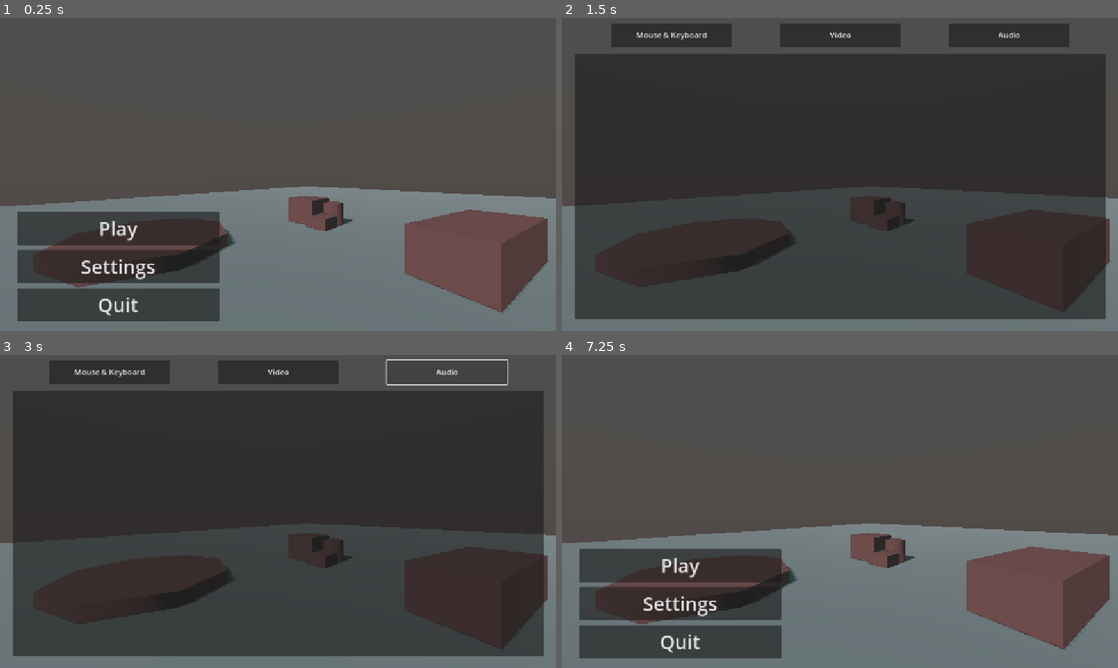
Above: before the commit, frames 1-4 (two rows, left to right).
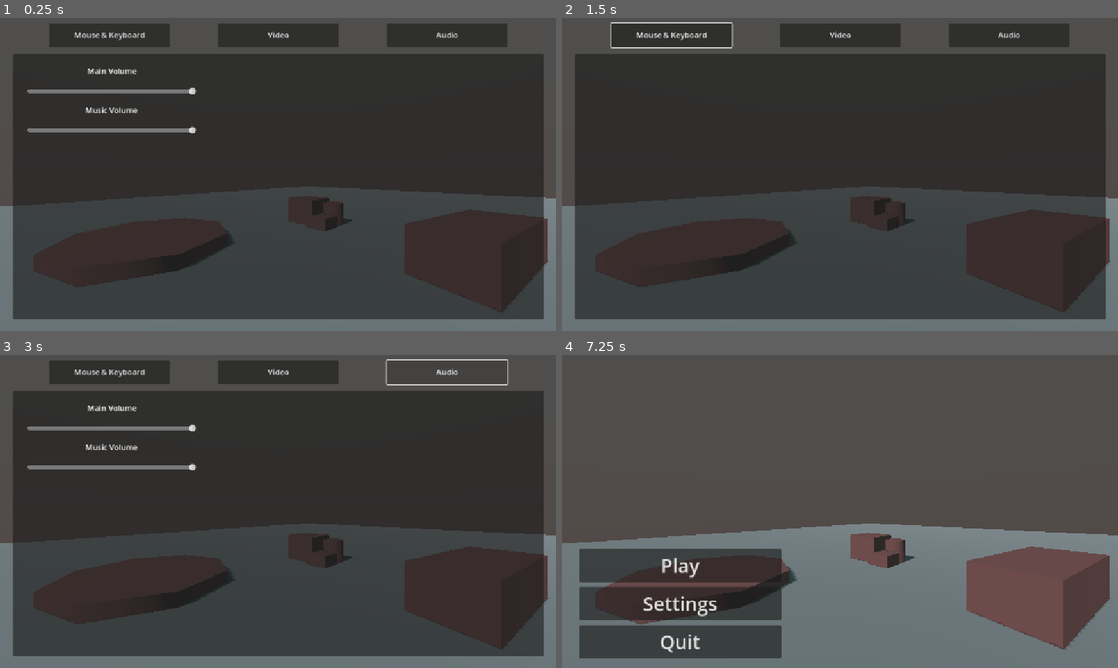
Above: after the commit, the same moments.

Repository: johnthadeouz/sea-mailman
Game: Godot game, scene res://Scenes/Screens/MainMenu.tscn
Two runs of this game, one before a commit and one after it. Both use one fixed random seed, a clock stepped at 60 frames per second and the inputs below.
Inputs (mouse positions are in pixels of both pictures, inside the frame that each line leads up to):
- Up to frame 1 (0.25 s): no input
- Up to frame 2 (1.5 s): click (673, 33) at 0.5 s, where only the run after the commit has a clickable "Mouse & Keyboard"; click (678, 265) at 1.25 s, where only the run before the commit has a clickable "Settings"
- Up to frame 3 (3 s): click "Video" at 2 s; click "Audio" at 2.75 s
- Up to frame 4 (7.25 s): tap Enter at 3.5, 5, 6.5 s; hold D (turn-right) 3.53-4.28 s; hold W (move-front) 3.53-4.28 s; tap Space (siren-counterattack) at 4.25, 4.35, 5.75, 5.85 s; hold A (turn-left) 4.28-5.03 s; hold W (move-front) 5.03-5.78 s; hold D (turn-right) 5.03-6.53 s; hold A (turn-left) from 6.53 s (still down); hold W (move-front) from 6.53 s (still down); tap Escape (escape) at 7.15 s

The runs differ from the first frame. In frame 1, 75% of the frame differs, in the area x 2-98%, y 1-97%; in frame 2, 0.2%; in frame 3, 1.0%; in frame 4, nothing differs.

Commit message:
Volume Control
Added click sounds and you can control the main volume and music volume

Diff:
--- a/Scenes/Screens/MainMenu.tscn
+++ b/Scenes/Screens/MainMenu.tscn
@@ -1,7 +1,8 @@
-[gd_scene load_steps=12 format=3 uid="uid://c56x8a6fojmrx"]
+[gd_scene load_steps=13 format=3 uid="uid://c56x8a6fojmrx"]
 
 [ext_resource type="Script" uid="uid://c63cl75dx3xx7" path="res://Scripts/main_menu.gd" id="1_60bxw"]
 [ext_resource type="PackedScene" uid="uid://crjmnfjjo4j16" path="res://Scenes/ingame.tscn" id="2_7u1fx"]
+[ext_resource type="AudioStream" uid="uid://bfqf07pdadj2u" path="res://Assets/DSi Shop Theme [Remix].mp3" id="3_a1jv6"]
 
 [sub_resource type="StandardMaterial3D" id="StandardMaterial3D_u1gpl"]
 albedo_color = Color(0.568166, 0.972479, 0.99803, 1)
@@ -82,6 +83,7 @@
 color = Color(0.145098, 0.145098, 0.145098, 0.494118)
 
 [node name="Buttons" type="VBoxContainer" parent="Menu"]
+visible = false
 anchors_preset = -1
 anchor_top = 0.591
 anchor_right = 0.364
@@ -115,7 +117,6 @@
 "
 
 [node name="Settings" type="PanelContainer" parent="Menu"]
-visible = false
 anchors_preset = 15
 anchor_right = 1.0
 anchor_bottom = 1.0
@@ -129,6 +130,7 @@
 theme_override_constants/margin_bottom = 25
 
 [node name="MnKFrame" type="PanelContainer" parent="Menu/Settings/Frames"]
+visible = false
 custom_minimum_size = Vector2(1100, 550)
 layout_mode = 2
 size_flags_horizontal = 4
@@ -160,7 +162,6 @@
 alignment = 1
 
 [node name="AudioFrame" type="PanelContainer" parent="Menu/Settings/Frames"]
-visible = false
 custom_minimum_size = Vector2(1100, 550)
 layout_mode = 2
 size_flags_horizontal = 4
@@ -168,8 +169,42 @@
 
 [node name="MarginContainer" type="MarginContainer" parent="Menu/Settings/Frames/AudioFrame"]
 layout_mode = 2
+theme_override_constants/margin_left = 30
 theme_override_constants/margin_top = 25
 theme_override_constants/margin_bottom = 25
+
+[node name="VBoxContainer" type="VBoxContainer" parent="Menu/Settings/Frames/AudioFrame/MarginContainer"]
+layout_mode = 2
+
+[node name="Label" type="Label" parent="Menu/Settings/Frames/AudioFrame/MarginContainer/VBoxContainer"]
+custom_minimum_size = Vector2(350, 0)
+layout_mode = 2
+size_flags_horizontal = 0
+text = "Main Volume"
+horizontal_alignment = 1
+
+[node name="MainVolume" type="HSlider" parent="Menu/Settings/Frames/AudioFrame/MarginContainer/VBoxContainer"]
+custom_minimum_size = Vector2(350, 50)
+layout_mode = 2
+size_flags_horizontal = 0
+min_value = -30.0
+max_value = 0.0
+rounded = true
+
+[node name="Label2" type="Label" parent="Menu/Settings/Frames/AudioFrame/MarginContainer/VBoxContainer"]
+custom_minimum_size = Vector2(350, 0)
+layout_mode = 2
+size_flags_horizontal = 0
+text = "Music Volume"
+horizontal_alignment = 1
+
+[node name="MusicVolume" type="HSlider" parent="Menu/Settings/Frames/AudioFrame/MarginContainer/VBoxContainer"]
+custom_minimum_size = Vector2(350, 50)
+layout_mode = 2
+size_flags_horizontal = 0
+min_value = -30.0
+max_value = 0.0
+rounded = true
 
 [node name="Buttons" type="HBoxContainer" parent="Menu/Settings/Frames"]
 layout_mode = 2
@@ -191,11 +226,18 @@
 custom_minimum_size = Vector2(250, 50)
 layout_mode = 2
 text = "Audio"
+
+[node name="BGMusic" type="AudioStreamPlayer" parent="."]
+stream = ExtResource("3_a1jv6")
+autoplay = true
+bus = &"Music"
 
 [connection signal="pressed" from="Menu/Buttons/Play" to="." method="_on_play_pressed"]
 [connection signal="pressed" from="Menu/Buttons/Settings" to="." method="_on_settings_pressed"]
 [connection signal="pressed" from="Menu/Buttons/Quit" to="." method="_on_quit_pressed"]
 [connection signal="item_selected" from="Menu/Settings/Frames/VideoFrame/MarginContainer/ResolutionButton" to="." method="_on_option_button_item_selected"]
+[connection signal="value_changed" from="Menu/Settings/Frames/AudioFrame/MarginContainer/VBoxContainer/MainVolume" to="." method="_on_main_volume_value_changed"]
+[connection signal="value_changed" from="Menu/Settings/Frames/AudioFrame/MarginContainer/VBoxContainer/MusicVolume" to="." method="_on_music_volume_value_changed"]
 [connection signal="pressed" from="Menu/Settings/Frames/Buttons/MnkSettings" to="." method="_on_mnk_settings_pressed"]
 [connection signal="pressed" from="Menu/Settings/Frames/Buttons/VideoSettings" to="." method="_on_video_settings_pressed"]
 [connection signal="pressed" from="Menu/Settings/Frames/Buttons/AudioSettings" to="." method="_on_audio_settings_pressed"]
--- a/Scenes/global.tscn
+++ b/Scenes/global.tscn
@@ -1,6 +1,14 @@
-[gd_scene load_steps=2 format=3 uid="uid://cbbpnrnfeb6ry"]
+[gd_scene load_steps=4 format=3 uid="uid://cbbpnrnfeb6ry"]
 
 [ext_resource type="Script" uid="uid://dqgtdwl66qo8s" path="res://Scripts/global.gd" id="1_koean"]
+[ext_resource type="AudioStream" uid="uid://dihthovx45hwe" path="res://Assets/SFX/ClickSounds/751081__smallconfusion__mechanical-plastic-click-03.wav" id="2_o8ivi"]
+[ext_resource type="AudioStream" uid="uid://csk61hrdqwbl" path="res://Assets/SFX/ClickSounds/108336__qat__click_01-fast.wav" id="3_yl8w0"]
 
 [node name="Global" type="Node3D"]
 script = ExtResource("1_koean")
+
+[node name="Click" type="AudioStreamPlayer" parent="."]
+stream = ExtResource("2_o8ivi")
+
+[node name="SlideSound" type="AudioStreamPlayer" parent="."]
+stream = ExtResource("3_yl8w0")
--- a/Scripts/global.gd
+++ b/Scripts/global.gd
@@ -6,3 +6,9 @@
 	packages_delivered += 1
 	package.queue_free()
 	print(packages_delivered)
+
+func play_click():
+	$Click.play()
+
+func play_slider():
+	$SlideSound.play()
--- a/Scripts/main_menu.gd
+++ b/Scripts/main_menu.gd
@@ -5,7 +5,6 @@
 @onready var resolution_button = $Menu/Settings/Frames/VideoFrame/MarginContainer/ResolutionButton
 
 @export var level_Scene: PackedScene
-
 
 # Allowed Resolutions
 const RESOLUTIONS = {
@@ -22,39 +21,68 @@
 func _unhandled_input(event: InputEvent) -> void:
 	if settings_frame.visible and event.is_action_pressed("escape"):
 
-		# Guter Stil: Sag Godot, dass wir das Event verbraucht haben
 		get_viewport().set_input_as_handled()
 
-		settings_frame.visible = false
-		buttons_frame.visible = true
+		settings_frame.hide()
+		buttons_frame.show()
 
 # Play button
 func _on_play_pressed() -> void:
+	Global.play_click()
 	get_tree().change_scene_to_packed(level_Scene)
 
 # Show settings Frame and hide Buttons
 func _on_settings_pressed() -> void:
-	buttons_frame.visible = false
-	settings_frame.visible = true
+	Global.play_click()
+	buttons_frame.hide()
+	settings_frame.show()
 
 # Quit Button
 func _on_quit_pressed() -> void:
+	Global.play_click()
 	get_tree().quit()
 
-# Sow Mouse and Keyboard Settings Frame
+# Show Mouse and Keyboard Settings Frame
 func _on_mnk_settings_pressed() -> void:
+	Global.play_click()
 	$Menu/Settings/Frames/MnKFrame.show()
 	$Menu/Settings/Frames/VideoFrame.hide()
 	$Menu/Settings/Frames/AudioFrame.hide()
 
-
+# Show Video Settings Frame
 func _on_video_settings_pressed() -> void:
+	Global.play_click()
 	$Menu/Settings/Frames/MnKFrame.hide()
 	$Menu/Settings/Frames/VideoFrame.show()
 	$Menu/Settings/Frames/AudioFrame.hide()
 
-
+# Show Audio Settings Frame
 func _on_audio_settings_pressed() -> void:
+	Global.play_click()
 	$Menu/Settings/Frames/MnKFrame.hide()
 	$Menu/Settings/Frames/VideoFrame.hide()
 	$Menu/Settings/Frames/AudioFrame.show()
+
+# Change The Main Volume
+func _on_main_volume_value_changed(value: float) -> void:
+	Global.play_slider()
+	var bus_index = AudioServer.get_bus_index("Master")
+	AudioServer.set_bus_volume_db(bus_index, value)
+
+	# Muting the Bus if its at -30
+	if value <= -30 and !AudioServer.is_bus_mute(bus_index):
+		AudioServer.set_bus_mute(bus_index, true)
+	else:
+		if AudioServer.is_bus_mute(bus_index):
+			AudioServer.set_bus_mute(bus_index, false)
+
+
+func _on_music_volume_value_changed(value: float) -> void:
+	Global.play_slider()
+	var bus = AudioServer.get_bus_index("Music")
+	AudioServer.set_bus_volume_db(bus, value)
+	if value <= -30 and !AudioServer.is_bus_mute(bus):
+		AudioServer.set_bus_mute(bus, true)
+	else:
+		if AudioServer.is_bus_mute(bus):
+			AudioServer.set_bus_mute(bus, false)
--- a/Scripts/package.gd
+++ b/Scripts/package.gd
@@ -12,7 +12,6 @@
 		call_deferred("change_scene")
 
 func pickup(new_parent: CharacterBody3D, attach_marker: Marker3D):
-	# 1. An den neuen Parent anheften (das Schiff)
 	reparent(new_parent)
 
 	global_position = attach_marker.global_position
--- /dev/null
+++ b/default_bus_layout.tres
@@ -0,0 +1,15 @@
+[gd_resource type="AudioBusLayout" format=3 uid="uid://3hyaot0niccu"]
+
+[resource]
+bus/1/name = &"Music"
+bus/1/solo = false
+bus/1/mute = false
+bus/1/bypass_fx = false
+bus/1/volume_db = 0.0
+bus/1/send = &"Master"
+bus/2/name = &"SFX"
+bus/2/solo = false
+bus/2/mute = false
+bus/2/bypass_fx = false
+bus/2/volume_db = 0.0
+bus/2/send = &"Master"
Not shown, added: Assets/DSi Shop Theme [Remix].mp3.import
Not shown, added: Assets/SFX/ClickSounds/108336__qat__click_01-fast.wav.import
Not shown, added: Assets/SFX/ClickSounds/751081__smallconfusion__mechanical-plastic-click-03.wav.import
Not shown, added: Assets/DSi Shop Theme [Remix].mp3
Not shown, added: Assets/SFX/ClickSounds/108336__qat__click_01-fast.wav
Not shown, added: Assets/SFX/ClickSounds/751081__smallconfusion__mechanical-plastic-click-03.wav
